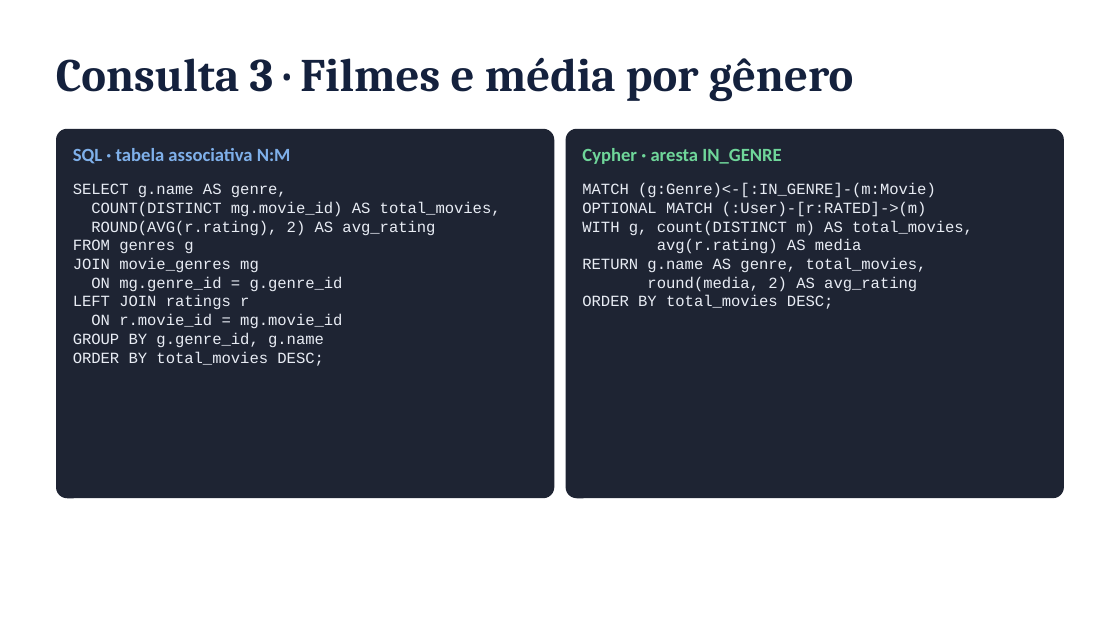
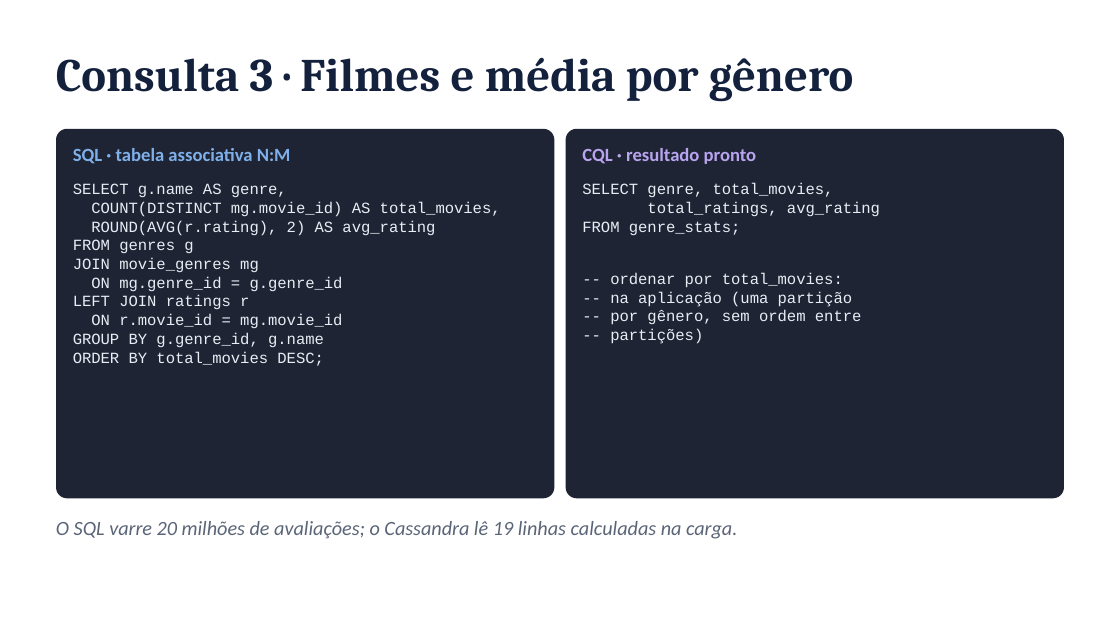
Before and after one commit to FineiasAntonio/BancoDeDados, a slide deck: slide 9 of docs/apresentacao.pptx. Drawn at 1120x630 pixels with LibreOffice and Linux fonts; fonts in the diff are those of the drawing. Boxes give left, top, right and bottom in pixels: in the first picture for what was removed or moved away, otherwise in the second. Text is boxed around its words. In the diff, an @@ line names an element or a change of style, - is before the commit and + after.

```diff
--- a/docs/apresentacao.pptx
+++ b/docs/apresentacao.pptx
@@ text at box(582, 148, 757, 164): text changed; text colour #6FD69A to #B9A4F0 @@
-Cypher · aresta IN_GENRE
+CQL · resultado pronto
@@ text at box(582, 183, 880, 344): text changed @@
-MATCH (g:Genre)<-[:IN_GENRE]-(m:Movie)
-OPTIONAL MATCH (:User)-[r:RATED]->(m)
-WITH g, count(DISTINCT m) AS total_movies,
-avg(r.rating) AS media
-RETURN g.name AS genre, total_movies,
-round(media, 2) AS avg_rating
-ORDER BY total_movies DESC;
+SELECT genre, total_movies,
+total_ratings, avg_rating
+FROM genre_stats;
+-- ordenar por total_movies:
+-- na aplicação (uma partição
+-- por gênero, sem ordem entre
+-- partições)
@@ text added at box(56, 521, 737, 539), 13 pt, text #5B6578, italic @@
+O SQL varre 20 milhões de avaliações; o Cassandra lê 19 linhas calculadas na carga.
```
Also in this commit, not shown: 10 other slides changed, 3 slides added, 4 slides removed, 3 other files.
